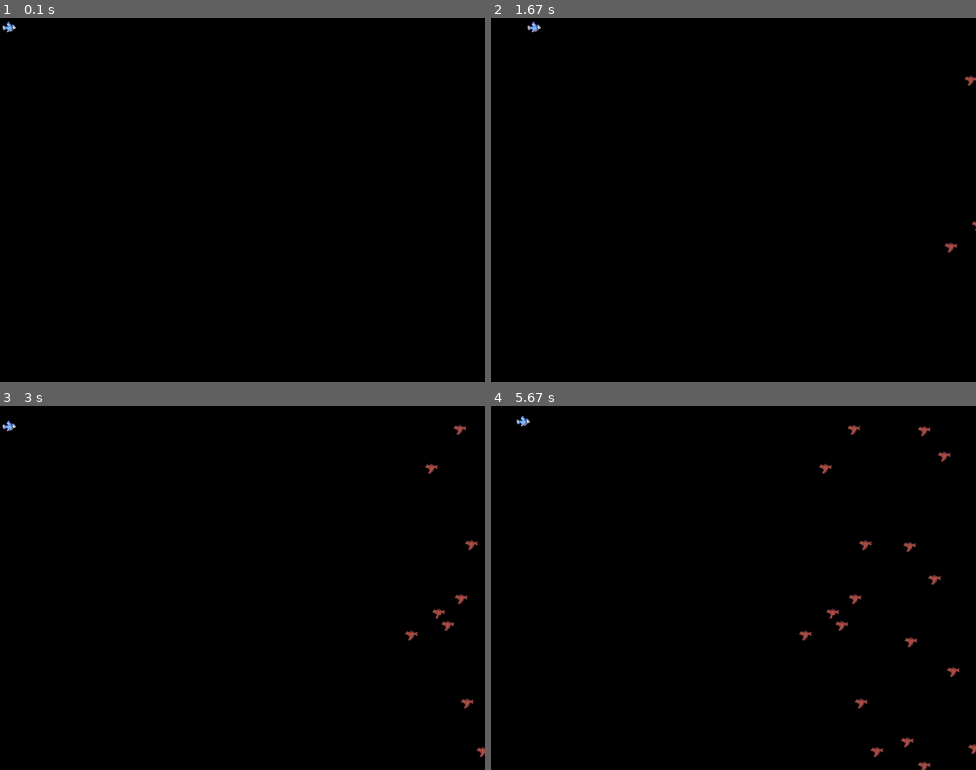
Above: before the commit, frames 1-4 (two rows, left to right).
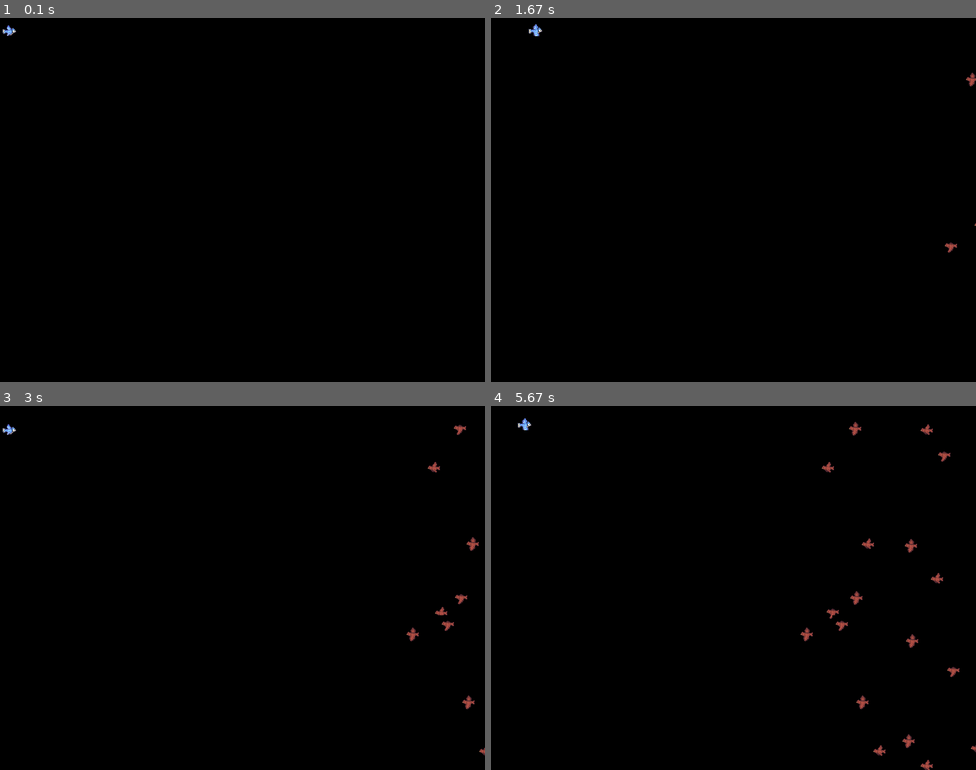
Above: after the commit, the same moments.

Repository: CameronBrenton/PyGame-Challenge
Game: pygame game, started from game.py
Two runs of this game, one before a commit and one after it. Both use one fixed random seed, a clock stepped at 60 frames per second and the inputs below.
Inputs:
- Up to frame 1 (0.1 s): no input
- Up to frame 2 (1.67 s): hold Right 0.33-0.8 s; hold Up 0.83-1.13 s; hold Right 1.17-1.63 s
- Up to frame 3 (3 s): hold Left 1.67-2.2 s; hold Down 2.23-2.53 s; hold Left 2.57-2.97 s
- Up to frame 4 (5.67 s): hold Up 3-3.37 s; hold Right 3.4-4.03 s; hold Down 4.07-4.43 s; hold Left 4.47-4.93 s; hold Right 4.97-5.43 s; hold Up from 5.47 s (still down)

The runs differ from the first frame. In frame 1, less than 0.1% of the frame differs, in the area x 0-4%, y 1-5%; in frame 2, 0.1%; in frame 3, 0.3%; in frame 4, 0.7%, in the area x 5-100%, y 2-100%.

Commit message:
Implemented working animation logic for Enemy and Player

Diff:
--- a/game.py
+++ b/game.py
@@ -18,6 +18,7 @@
     K_ESCAPE,
     KEYDOWN,
     QUIT,
+
 )
 except ImportError as err:
     print(f"couldn't load module. {err}")
@@ -33,35 +34,33 @@
         self.change_x = 0
         self.change_y = 0
 
-        self.flying_frames_l = []
         self.flying_frames_r = []
+        self.flying_frames_up = []
+        self.flying_frames_down = []
 
-        self. direction = "R"
+        self.direction = "R"
 
         sprite_sheet = SpriteSheet("bluejaySpritesheet.png")
-        image = sprite_sheet.getImage(66, 0, 30, 30)
+        image = sprite_sheet.getImage(0, 90, 30, 30)
         self.flying_frames_r.append(image)
-        image = sprite_sheet.getImage(66, 0, 66, 90)
+        image = sprite_sheet.getImage(30, 90, 30, 30)
         self.flying_frames_r.append(image)
-        image = sprite_sheet.getImage(132, 0, 67, 90)
+        image = sprite_sheet.getImage(60, 90, 30, 30)
         self.flying_frames_r.append(image)
 
-        image = sprite_sheet.getImage(66, 0, 30, 30)
-        image = pygame.transform.flip(image, True, False)
-        self.flying_frames_l.append(image)
-        image = sprite_sheet.getImage(66, 0, 66, 90)
-        image = pygame.transform.flip(image, True, False)
-        self.flying_frames_l.append(image)
-        image = sprite_sheet.getImage(132, 0, 67, 90)
-        image = pygame.transform.flip(image, True, False)
-        self.flying_frames_l.append(image)
 
-        self.image = self.flying_frames_l[0]
+
+        self.image = self.flying_frames_r[0]
 
         self.image.set_colorkey((225, 225, 225), RLEACCEL)
         self.rect = self.image.get_rect()
 
     def update(self, pressed_keys):
+        pos = self.rect.x
+        if self.direction == "R":
+            frame = (pos // 30) % len(self.flying_frames_r)
+            self.image = self.flying_frames_r[frame]
+
         if pressed_keys[K_UP]:
             self.rect.move_ip(0, -1)
         if pressed_keys[K_DOWN]:
@@ -91,13 +90,12 @@
         sprite_sheet = SpriteSheet("redjaySpritesheet.png")
         image = sprite_sheet.getImage(0, 0, 30, 30)
         self.flying_frames_l.append(image)
-        image = sprite_sheet.getImage(66, 0, 66, 90)
+        image = sprite_sheet.getImage(30, 0, 30, 30)
         self.flying_frames_l.append(image)
-        image = sprite_sheet.getImage(132, 0, 67, 90)
+        image = sprite_sheet.getImage(60, 0, 30, 30)
         self.flying_frames_l.append(image)
 
         self.image = self.flying_frames_l[0]
-
 
         self.image.set_colorkey((225, 225, 225), RLEACCEL)
         self.rect = self.image.get_rect(
@@ -109,9 +107,13 @@
         self.speed = random.randint(1, 1)
 
     def update(self):
+        pos = self.rect.x
         self.rect.move_ip(-self.speed, 0)
         if self.rect.right < 0:
             self.kill()
+        if self.direction == "L":
+            frame = (pos // 30) % len(self.flying_frames_l)
+            self.image = self.flying_frames_l[frame]
 
 #class Cloud(pygame.sprite.Sprite):
 #    def __init__(self) -> None:
